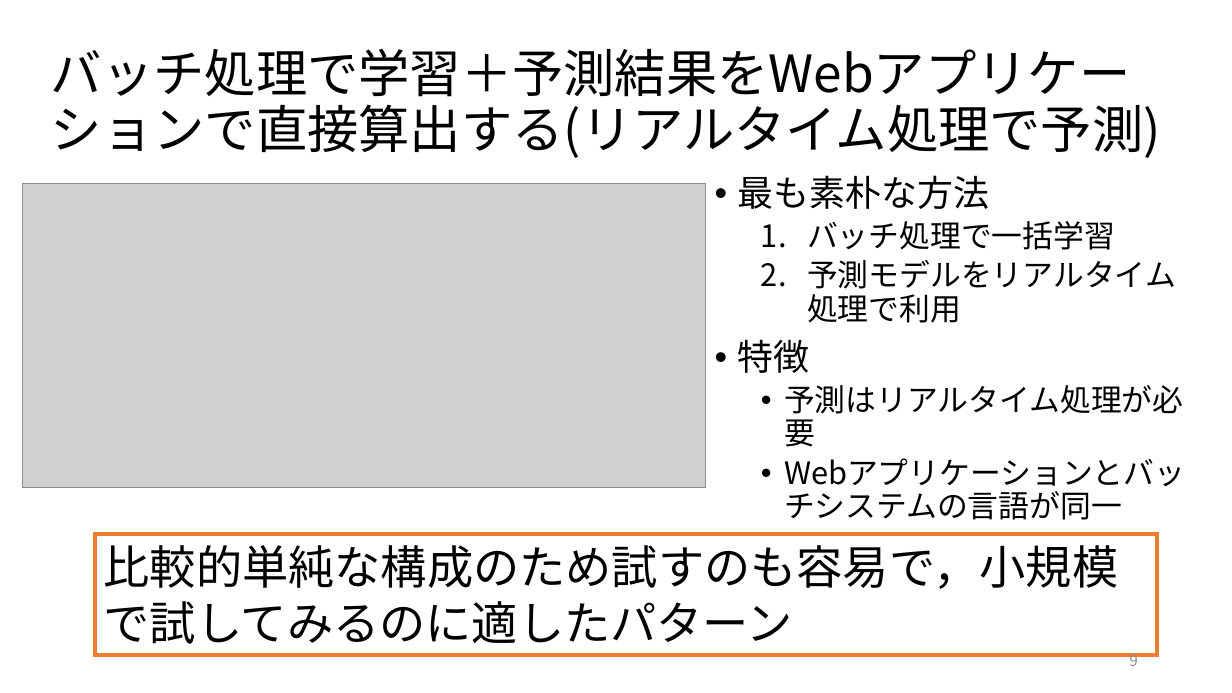
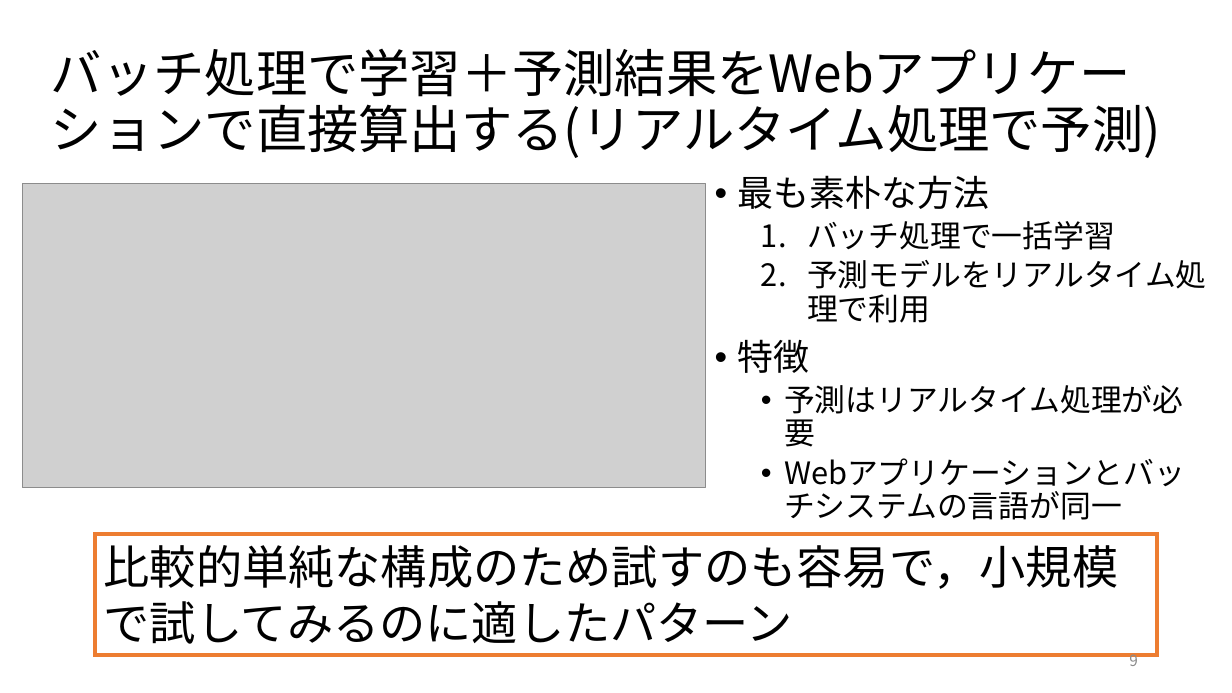
Before and after one commit to ryosuke-ku/Rinko, a slide deck: slide 9 of 仕事ではじめる機械学習第4章.pptx. Drawn at 1232x693 pixels with LibreOffice and Linux fonts; fonts in the diff are those of the drawing; grey boxes stand for pictures. Boxes give left, top, right and bottom in pixels: in the first picture for what was removed or moved away, otherwise in the second. Text is boxed around its words. In the diff, an @@ line names an element or a change of style, - is before the commit and + after.

```diff
--- a/仕事ではじめる機械学習第4章.pptx
+++ b/仕事ではじめる機械学習第4章.pptx
@@ text "最も素朴な方法" rewrapped from [738, 175, 1183, 447] to [738, 175, 1206, 447] @@
```
Also in this commit, not shown: 6 other slides changed, 1 slide added, 2 other files.
